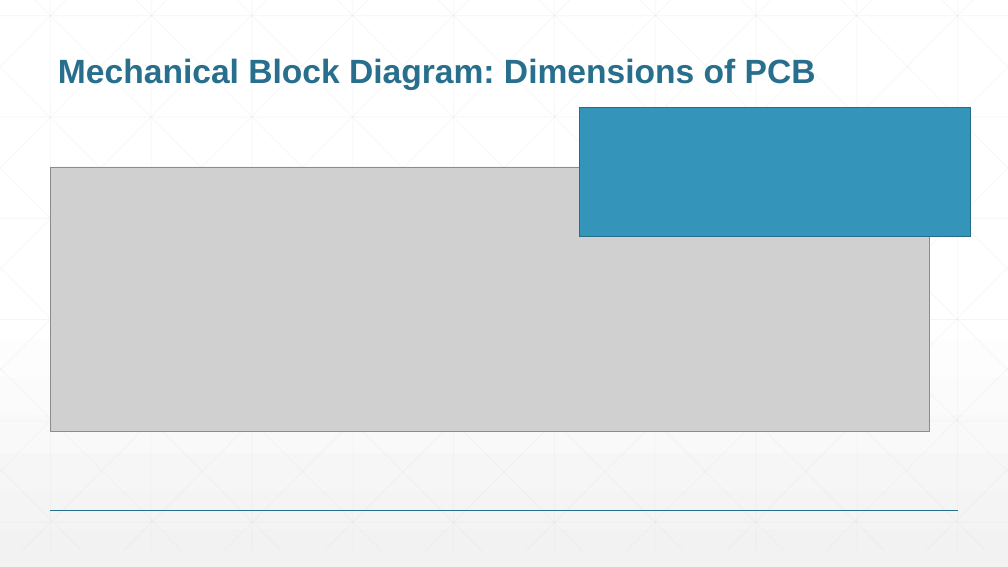
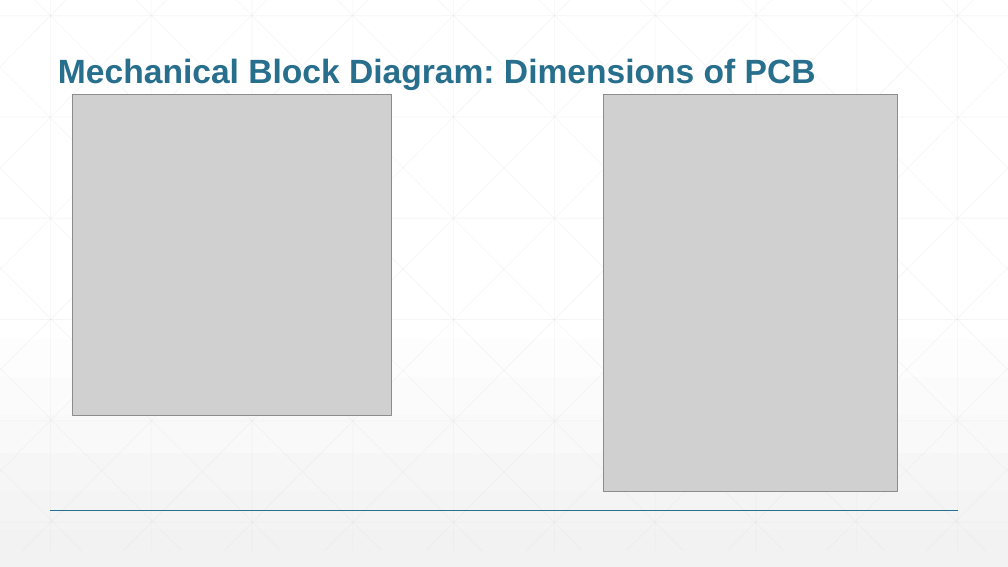
Before and after one commit to Bdinh7331/ENGI301, a slide deck: slide 5 of project_02/ENGI301_project2_proposal .pptx. Drawn at 1008x567 pixels with LibreOffice and Linux fonts; fonts in the diff are those of the drawing; grey boxes stand for pictures. Boxes give left, top, right and bottom in pixels: in the first picture for what was removed or moved away, otherwise in the second. Text is boxed around its words. In the diff, an @@ line names an element or a change of style, - is before the commit and + after.

```diff
--- a/project_02/ENGI301_project2_proposal .pptx
+++ b/project_02/ENGI301_project2_proposal .pptx
@@ picture added at bbox=[73, 95, 392, 415] @@
@@ rectangle removed at bbox=[580, 107, 971, 237] @@
@@ picture added at bbox=[604, 95, 897, 492] @@
@@ picture removed at bbox=[51, 167, 929, 432] @@
```
Also in this commit, not shown: 2 other slides changed.
